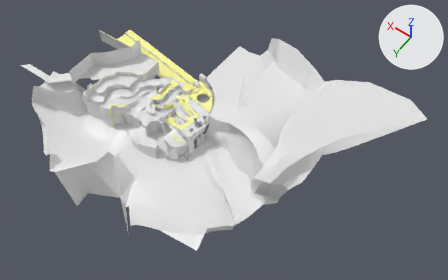
What one commit did to the FBX model Assets/ContentPack/AssetTurbo/Scenes/observatory/observatoryV3.fbx.
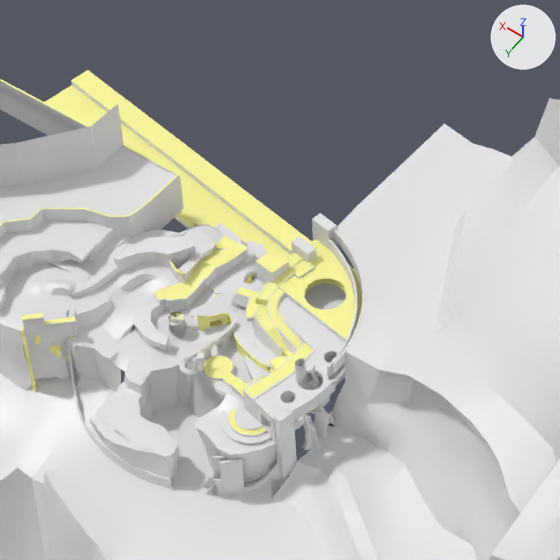
There are two pictures of each version: one whole from a 50 mm camera at (-25.6, 24.0, 38.3) aimed at (-7.6, -1.3, -1.4), one close up on the part from 23% to 61% of the width and 3% to 64% of the height. The lights are fixed; the arrows at upper right show +X, +Y and +Z. Where no turn or scale is listed for an object, it has been applied to the vertices. Vertices at the same position are counted once.

In view in the first close-up: 'OB_Ground_Pool_Plane_01', 'OB_Ground_Pool_Plane_02', 'OB_Ground_Ruins_03', 'OB_Ground_Terrain_01', 'OB_Ground_Terrain_02', 'OB_Ground_Terrain_03', 'OB_Ground_Terrain_04', 'OB_Ground_Terrain_05', 'OB_Ground_Terrain_Top', 'OB_Optional_01_CliffFace', 'OB_Ruins_ForceFieldWall_1', 'OB_Ruins_ForceFieldWall_2', 'OB_Ruins_Platform_A', 'OB_Wall_Ruins_Boundary_1', 'Plane.004'.
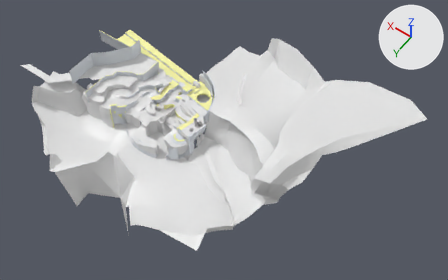
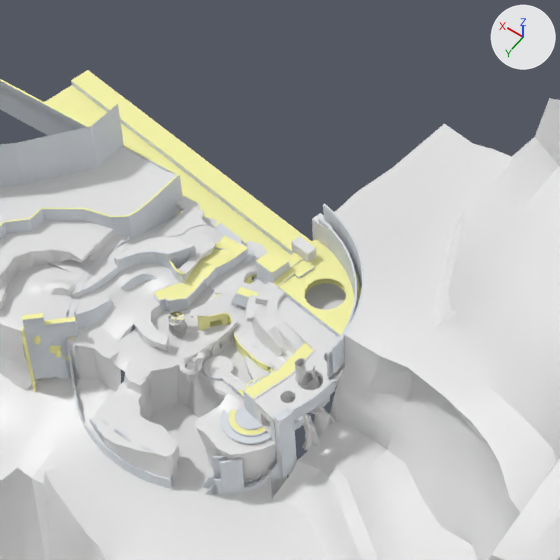
Changed parts and their boxes [x1, y1, x2, y2] in the close-ups (560 x 560 px; the box of a moved part takes in the faces that stretch with it):
'OB_Ground_Terrain_01', reshaped: before [0, 220, 224, 310]; after [0, 196, 224, 310]
'OB_Ruins_ForceFieldWall_2', reshaped (9% taller): before [66, 229, 364, 498]; after [66, 204, 364, 498]
'OB_Ruins_ForceFieldWall_1', reshaped (7% taller): before [73, 235, 358, 488]; after [73, 218, 357, 488]
'Cylinder.010', added: after [211, 343, 220, 356]
'Cylinder.014', added: after [202, 354, 205, 366]
part 1 of me_cylinder_002, recoloured (yellow to white): [258, 283, 303, 372] in both
part 2 of me_cylinder_033, moved or reshaped: before [326, 238, 358, 377]; after [318, 218, 357, 377]
part 3 of me_plane_034, moved or reshaped: before [306, 293, 521, 499]; after [306, 288, 521, 499]
part 4 of me_plane_034, moved or reshaped: before [332, 124, 522, 439]; after [330, 124, 522, 434]
part 5 of me_plane_034, moved or reshaped: before [408, 373, 443, 395]; after [408, 365, 443, 394]
part 6 of me_plane_034, moved or reshaped: before [332, 249, 455, 429]; after [331, 240, 456, 422]
part 7 of me_plane_034, moved or reshaped: before [337, 285, 441, 403]; after [337, 269, 441, 392]
part 8 of me_plane_034, moved or reshaped: before [335, 173, 441, 279]; after [335, 168, 441, 263]
part 9 of me_plane_034, moved or reshaped: before [347, 239, 434, 349]; after [345, 229, 433, 334]
part 10 of me_plane_008, built on: before [107, 224, 221, 262]; after [107, 196, 217, 262]
part 11 of me_cylinder_032, recoloured (yellow to white): [203, 355, 246, 390] in both
part 12 of me_cylinder_038, moved or reshaped: before [333, 229, 364, 373]; after [323, 204, 364, 373]

The change in detail:
Material 'Triplanar Ground - Temple Floor' (mat_triplanar_ground___temple_floor) is new.
Its base color is (0.8, 0.8, 0.8) (white #e7e7e7).
Its roughness is 0.4.
Material 'Triplanar Ground - Temple Metal' (mat_triplanar_ground___temple_metal) is new.
Its base color is (0.8, 0.8, 0.8) (white #e7e7e7).
Its roughness is 0.4.
me_plane_008 is used by ob_ob_ground_terrain_01; location (1.37, 0.81, 0.57).
me_plane_008 had 411 vertices, 388 faces and spanned x -2.78..2.6, y -3.49..2.34, z -3.81..0.67.
me_plane_008 now has 721 vertices, 679 faces and spans x -2.78..2.6, y -4.01..2.34, z -3.81..0.67.
me_plane_008 part 10: 20 vertices moved from x -2.37..-0.82, y -3.4..-1.31, z 0.15..0.47 to x -2.37..-0.79, y -3.4..-1.31, z 0.15..0.46; 30 vertices removed from x -2.51..-0.91, y -3.48..-1.45, z 0.07..0.42; 340 vertices added at x -2.57..-0.71, y -4.01..-1.05, z -0.33..0.43.
me_plane_034 has 482 vertices, 451 faces and spans x -9.5..7.4, y -9.2..5.3, z -3.0..3.2.
me_plane_034 is used by ob_plane_004; location (-11.27, -0.19, 0.99).
me_plane_034 part 3: 16 of the vertices in x 1.8..4.8, y -2.3..0.8, z -2.1..1.6 are moved by (0.0, 0.0, 0.1).
me_plane_034 part 4: 20 of the vertices in x 2.7..7.3, y -6.1..0.1, z -1.8..1.4 are moved by (0.0, 0.0, 0.2).
me_plane_034 part 5: 23 of the vertices in x 2.8..5.6, y -4.6..0.0, z -1.4..1.1 are moved by (0.0, 0.0, 0.3).
me_plane_034 part 6: 14 of the vertices in x 3.4..4.7, y -3.2..0.0, z -1.2..0.8 are moved by (0.0, 0.0, 0.4).
me_plane_034 part 7: 14 of the vertices in x 3.7..4.6, y -2.5..-0.4, z -0.4..0.7 are moved by (0.0, 0.0, 0.5).
me_plane_034 part 8: 2 of the vertices in x 6.4..7.4, y -4.6..-4.5, z 0.4 are moved by (0.0, 0.0, 0.5).
me_plane_034 part 9: all 16 vertices in x 4.6..7.3, y -3.6..-0.5, z 0.4..0.5 are moved by (0.0, 0.0, 0.6).
me_cylinder_002 has 305 vertices, 273 faces and spans x -1.03..1.1, y -0.22..1.95, z 0.12..0.8.
me_cylinder_002 is used by ob_ob_ground_ruins_03; location (-4.49, -1.66, 0.12).
me_cylinder_002 no longer uses material mat_ruinsterrainwall (white #e7e7e7).
me_cylinder_002 part 1: all 54 faces that had it switch from mat_ruinsterrainfloor (yellow #fffc9d) to mat_triplanar_ground___temple_floor (white #e7e7e7).
me_cylinder_002 now uses material mat_triplanar_ground___temple_metal (white #e7e7e7).
me_cylinder_032 has 696 vertices, 660 faces and spans x -1.004..0.371, y -0.367..0.372, z -0.981..0.097.
me_cylinder_032 is used by ob_ob_ruins_platform_a; location (-3.66, 0.64, 0.25).
me_cylinder_032 part 11: all 596 faces that had it switch from mat_ruinsterrainfloor (yellow #fffc9d) to mat_triplanar_ground___temple_floor (white #e7e7e7).
me_cylinder_038 has 441 vertices, 435 faces and spans x -3.71..3.71, y -3.64..3.71, z -2.41..2.88.
me_cylinder_038 is used by ob_ob_ruins_forcefieldwall_2; location (-2.88, -0.24, -1.37).
me_cylinder_038 part 12: all 58 vertices in x -3.71..-0.71, y -3.64..0.0, z 2.88 are moved by (0.0, 0.0, 0.6).
me_cylinder_033 has 445 vertices, 437 faces and spans x -3.54..3.54, y -3.47..3.54, z -2.3..2.53.
me_cylinder_033 is used by ob_ob_ruins_forcefieldwall_1; location (-2.88, -0.24, -1.25).
me_cylinder_033 part 2: all 58 vertices in x -3.54..-0.68, y -3.47..0.0, z 2.53 are moved by (0.0, 0.0, 0.47).
Mesh me_cylinder_022 is new.
It has 38 vertices, 37 faces and spans x -0.086..0.086, y -0.145..0.145, z -0.275..0.217.
Object 'Cylinder.014' (ob_cylinder_014) is new; it shows me_cylinder_022.
Its location is (-3.18, 0.81, 0.39).
Object 'Cylinder.010' (ob_cylinder_010) is new; it shows a copy of me_cylinder_022.
Its location is (-3.18, 0.24, 0.2).
